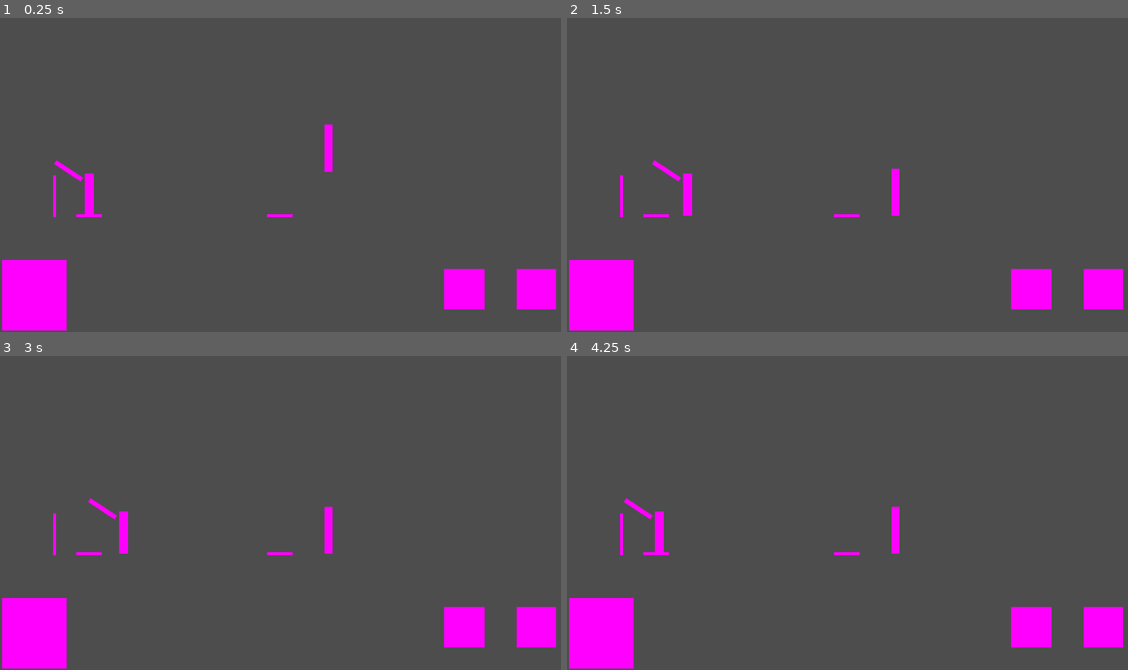
Above: before the commit, frames 1-4 (two rows, left to right).
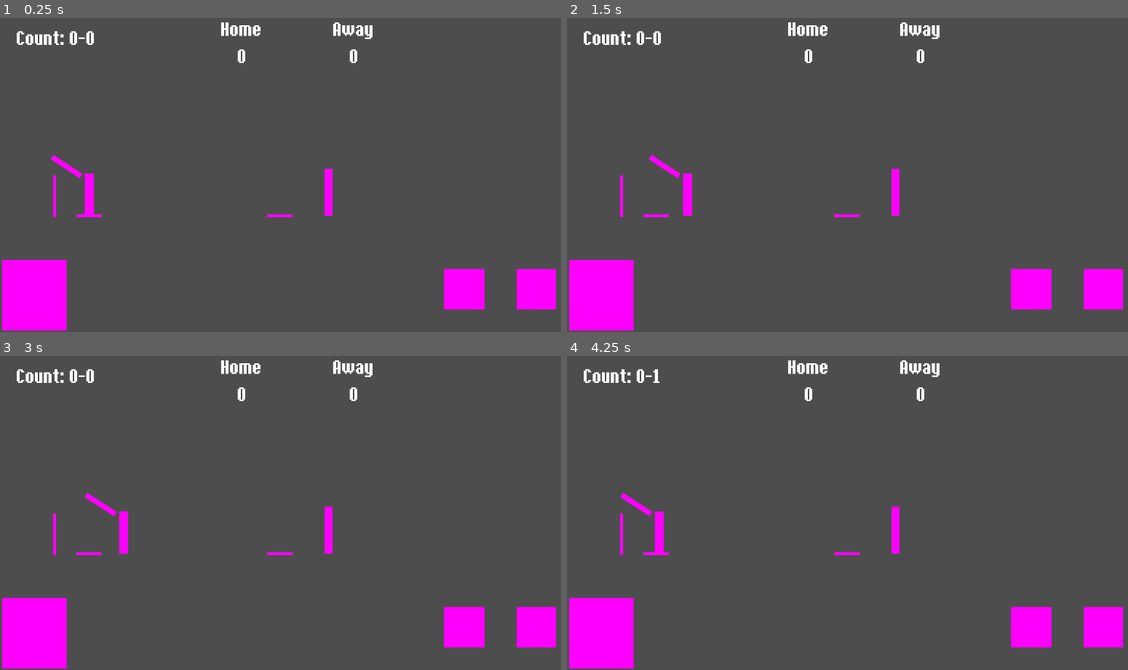
Above: after the commit, the same moments.

Repository: jam2448/580_IBL
Game: Godot game, scene res://Scenes/gameScene.tscn
The game is run twice, just before and just after one commit, with the same random seed, the same clock (stepped at 60 frames per second) and the same inputs.
Inputs:
- Up to frame 1 (0.25 s): no input
- Up to frame 2 (1.5 s): tap Enter at 0.5 s; hold D (advanceRunners) 0.53-1.28 s; tap A (returnRunners) at 1.35 s
- Up to frame 3 (3 s): tap Space (swing) at 2, 2.1 s; tap Enter at 2.75 s; tap D (advanceRunners) at 2.85 s
- Up to frame 4 (4.25 s): hold A (returnRunners) from 3.53 s (still down)

The runs differ from the first frame. In frame 1, 1.3% of the frame differs, in the area x 2-67%, y 1-63%; in frame 2, 0.9%; in frame 3, 0.9%; in frame 4, 0.9%.

Commit message:
got s font, camera follows ball when hit,  basic UI elements

Diff:
--- a/indoorbaseballproj/Scenes/bat.tscn
+++ b/indoorbaseballproj/Scenes/bat.tscn
@@ -4,8 +4,9 @@
 
 [sub_resource type="PlaceholderTexture2D" id="PlaceholderTexture2D_pp3y4"]
 
-[sub_resource type="RectangleShape2D" id="RectangleShape2D_6eu0k"]
-size = Vector2(24.0093, 4.02338)
+[sub_resource type="CapsuleShape2D" id="CapsuleShape2D_5x4j8"]
+radius = 2.0
+height = 28.0
 
 [node name="bat" type="Area2D"]
 collision_layer = 2
@@ -13,14 +14,13 @@
 script = ExtResource("1_ut0e2")
 
 [node name="Sprite2D" type="Sprite2D" parent="."]
-position = Vector2(0, -10.5)
-scale = Vector2(3, 21)
+position = Vector2(-4.47035e-08, -12)
+scale = Vector2(3.5, 23)
 texture = SubResource("PlaceholderTexture2D_pp3y4")
 
 [node name="CollisionShape2D" type="CollisionShape2D" parent="."]
-position = Vector2(-2.01171, -10.0047)
-rotation = 1.56846
-shape = SubResource("RectangleShape2D_6eu0k")
+position = Vector2(0, -12)
+shape = SubResource("CapsuleShape2D_5x4j8")
 one_way_collision_margin = 50.2
 
 [connection signal="body_entered" from="." to="." method="_on_body_entered"]
--- a/indoorbaseballproj/Scenes/batter.tscn
+++ b/indoorbaseballproj/Scenes/batter.tscn
@@ -25,7 +25,7 @@
 shape = SubResource("RectangleShape2D_537qa")
 
 [node name="hands" type="Node2D" parent="."]
-position = Vector2(-7, -19)
+position = Vector2(-7, -21)
 rotation = -0.986677
 
 [node name="Timer" type="Timer" parent="."]
--- a/indoorbaseballproj/Scenes/gameScene.tscn
+++ b/indoorbaseballproj/Scenes/gameScene.tscn
@@ -1,30 +1,88 @@
-[gd_scene load_steps=8 format=3 uid="uid://ch8h73shj8bmj"]
+[gd_scene load_steps=10 format=3 uid="uid://ch8h73shj8bmj"]
 
 [ext_resource type="PackedScene" uid="uid://b8ecnkfc65q3" path="res://Scenes/batter.tscn" id="1_snma1"]
 [ext_resource type="PackedScene" uid="uid://cso60hihmbwrx" path="res://Scenes/touch_conrrols.tscn" id="2_wao6q"]
 [ext_resource type="PackedScene" uid="uid://dfqkruki0gsy7" path="res://Scenes/base.tscn" id="3_t7pfu"]
 [ext_resource type="Script" path="res://Scripts/game_manager.gd" id="4_4mkok"]
+[ext_resource type="Script" path="res://Scripts/camera.gd" id="4_orq80"]
 [ext_resource type="PackedScene" uid="uid://c4fuudd1n6kqx" path="res://Scenes/pitcherAI.tscn" id="5_lula8"]
 [ext_resource type="PackedScene" uid="uid://dwv5vjo0xkpfw" path="res://Scenes/strikeZone.tscn" id="6_4r4bg"]
+[ext_resource type="FontFile" uid="uid://b0p1a6xq0ixlv" path="res://Assets/fonts/fonts/Ithaca-LVB75.ttf" id="7_tdruc"]
 
 [sub_resource type="RectangleShape2D" id="RectangleShape2D_pbuts"]
-size = Vector2(384, 7.75)
+size = Vector2(728, 7.75)
 
 [node name="Node2D" type="Node2D"]
 
+[node name="Camera2D" type="Camera2D" parent="."]
+unique_name_in_owner = true
+position = Vector2(-13, -31)
+zoom = Vector2(3, 3)
+position_smoothing_enabled = true
+position_smoothing_speed = 2.0
+script = ExtResource("4_orq80")
+
+[node name="GameManager" type="CanvasLayer" parent="."]
+unique_name_in_owner = true
+follow_viewport_enabled = true
+script = ExtResource("4_4mkok")
+
+[node name="CountLabel" type="Label" parent="GameManager"]
+offset_left = -194.0
+offset_top = -125.0
+offset_right = -124.0
+offset_bottom = -108.0
+theme_override_fonts/font = ExtResource("7_tdruc")
+theme_override_font_sizes/font_size = 16
+text = "Count: 0-0"
+
+[node name="HomeLabel" type="Label" parent="GameManager"]
+offset_left = -59.0
+offset_top = -131.0
+offset_right = -30.0
+offset_bottom = -114.0
+theme_override_fonts/font = ExtResource("7_tdruc")
+theme_override_font_sizes/font_size = 16
+text = "Home"
+
+[node name="AwayLabel" type="Label" parent="GameManager"]
+offset_left = 15.0
+offset_top = -131.0
+offset_right = 44.0
+offset_bottom = -114.0
+theme_override_fonts/font = ExtResource("7_tdruc")
+theme_override_font_sizes/font_size = 16
+text = "Away"
+
+[node name="AwayScore" type="Label" parent="GameManager"]
+offset_left = 16.0
+offset_top = -113.0
+offset_right = 43.0
+offset_bottom = -94.0
+theme_override_fonts/font = ExtResource("7_tdruc")
+theme_override_font_sizes/font_size = 16
+text = "0"
+horizontal_alignment = 1
+
+[node name="HomeScore" type="Label" parent="GameManager"]
+offset_left = -58.0
+offset_top = -113.0
+offset_right = -31.0
+offset_bottom = -94.0
+theme_override_fonts/font = ExtResource("7_tdruc")
+theme_override_font_sizes/font_size = 16
+text = "0"
+horizontal_alignment = 1
+
 [node name="batter" parent="." instance=ExtResource("1_snma1")]
 position = Vector2(-144, -5)
-
-[node name="Camera2D" type="Camera2D" parent="."]
-position = Vector2(-13, -31)
-zoom = Vector2(3, 3)
 
 [node name="StaticBody2D" type="StaticBody2D" parent="."]
 collision_layer = 8
 collision_mask = 5
 
 [node name="CollisionShape2D" type="CollisionShape2D" parent="StaticBody2D"]
-position = Vector2(-13, 4)
+position = Vector2(159, 4)
 shape = SubResource("RectangleShape2D_pbuts")
 
 [node name="Control" type="Control" parent="."]
@@ -36,11 +94,8 @@
 [node name="TouchControls" parent="Control" instance=ExtResource("2_wao6q")]
 player_path = NodePath("../../batter")
 
-[node name="GameManager" type="Node" parent="."]
-script = ExtResource("4_4mkok")
-
 [node name="Pitcher" parent="." instance=ExtResource("5_lula8")]
-position = Vector2(12, -55)
+position = Vector2(12, -16)
 timeToPitch = 3.0
 
 [node name="strike Zone" parent="." instance=ExtResource("6_4r4bg")]
--- a/indoorbaseballproj/Scenes/pitcherAI.tscn
+++ b/indoorbaseballproj/Scenes/pitcherAI.tscn
@@ -14,6 +14,8 @@
 gameBall = ExtResource("2_e3hv2")
 
 [node name="Timer" type="Timer" parent="."]
+wait_time = 2.0
+one_shot = true
 
 [node name="Sprite2D" type="Sprite2D" parent="."]
 position = Vector2(1.19209e-07, -6.375)
@@ -25,7 +27,7 @@
 shape = SubResource("RectangleShape2D_v6cit")
 
 [node name="ReleasePoint" type="Node2D" parent="."]
-position = Vector2(0, -3)
+position = Vector2(0, -5)
 rotation = 1.5708
 
 [connection signal="timeout" from="Timer" to="." method="_on_timer_timeout"]
--- a/indoorbaseballproj/Scripts/bases.gd
+++ b/indoorbaseballproj/Scripts/bases.gd
@@ -15,5 +15,4 @@
 func _on_body_entered(_body: Node2D) -> void:
 	if self.name == "homePlate" && batter.currentBase != self.position:
 		var gameManager = get_node("../GameManager")
-		gameManager.score += 1
-		print("You scored a run. You now have " + str(gameManager.score))
+		gameManager.increaseScore()
--- a/indoorbaseballproj/Scripts/bat.gd
+++ b/indoorbaseballproj/Scripts/bat.gd
@@ -1,22 +1,23 @@
 extends Area2D
 
-@export var hit_force := 500.0   # strength of hit
+@export var hit_force := 550.0   # strength of hit
 @export var hit_direction := Vector2.LEFT  # default hit direction
-
-func _ready() -> void:
-	connect("body_entered", Callable(self, "_on_body_entered"))
+@onready var gameManager = get_node("/root/Node2D/GameManager")
+@onready var camera = get_node("../../../Camera2D")
 
 func _on_body_entered(body: Node2D) -> void:
 	print("Bat hit something: " + str(body.name))
+	var label = gameManager.get_node("CountLabel") as Label
 	if body is RigidBody2D:
 		var ball = body as RigidBody2D
+		camera.target = ball  # Assign camera follow target
 		# Rotate hit_direction by the bat's current rotation
 		var force = hit_direction.rotated(global_rotation) * hit_force
 		body.apply_central_impulse(force)
 
 		# turn on gravity for the ball
 		body.gravity_scale = 1
-
-		print("Hit the ball with force: ", force)
-	else:
-		print("Condition is not being met")
+		#reset the count in the gamemanager
+		gameManager.balls = 0
+		gameManager.strikes = 0
+		gameManager.reset()
--- /dev/null
+++ b/indoorbaseballproj/Scripts/camera.gd
@@ -0,0 +1,7 @@
+extends Camera2D
+
+@export var target: Node2D
+
+func _process(delta):
+	if target and is_instance_valid(target):
+		global_position = target.global_position
--- a/indoorbaseballproj/Scripts/game_manager.gd
+++ b/indoorbaseballproj/Scripts/game_manager.gd
@@ -2,12 +2,16 @@
 
 
 #data that will be needed to keep the game running and store game data
-var score = 0
-var balls = 0
-var strikes = 0
+var homeScore := 0
+var awayScore := 0
+var balls := 0
+var strikes := 0
+var isTopofInning = true
 
 #get necessary game lements to control the game
-
+@onready var count_label = $CountLabel
+@onready var away_score = $AwayScore
+@onready var home_score = $HomeScore
 
 
 # Called when the node enters the scene tree for the first time.
@@ -21,10 +25,26 @@
 
 
 func checkCount():
-	print("Count is: " + str(balls) + "-" + str(strikes))
+	#print("Count is: " + str(balls) + "-" + str(strikes))
+	#count_label.text += str(balls) + "-" + str(strikes)
 	if balls == 4:
 		print("walk")
-		balls = 0
+		reset()
 	elif strikes == 3:
 		print("strikeout")
-		strikes = 0
+		reset()
+
+
+func reset():
+	balls = 0
+	strikes = 0
+	count_label.text = "Count: 0-0"
+
+func increaseScore():
+	if (isTopofInning):
+		awayScore += 1
+		away_score.text = str(awayScore)
+		print("Score increased! Score is now " + str(awayScore))
+	else:
+		homeScore += 1
+		home_score.text = str(homeScore)
--- a/indoorbaseballproj/strike_zone.gd
+++ b/indoorbaseballproj/strike_zone.gd
@@ -1,6 +1,11 @@
 extends Area2D
 
 @onready var gameManager = get_node("../GameManager")
+@onready var gameball = get_node("../gameBall")
+
+var hasCollided = false
+
+
 # Called when the node enters the scene tree for the first time.
 func _ready() -> void:
 	pass # Replace with function body.
@@ -13,5 +18,9 @@
 
 
 func _on_body_entered(_body: Node2D) -> void:
+	hasCollided = true
+	var label = gameManager.get_node("CountLabel") as Label
+	label.text = ""
 	print("strike")
 	gameManager.strikes += 1
+	label.text += "Count: "  + str(gameManager.balls) + "-" + str(gameManager.strikes)
Binary file added: indoorbaseballproj/Assets/fonts/fonts/Ithaca-LVB75.ttf
Not shown, added: indoorbaseballproj/Assets/fonts/fonts/Ithaca-LVB75.ttf.import
Not shown, added: indoorbaseballproj/Assets/fonts/fonts/info.txt
Not shown, added: indoorbaseballproj/Assets/fonts/fonts/misc/License-5e1f.txt
Not shown, added: indoorbaseballproj/export_presets.cfg
Not shown, added: indoorbaseballproj/Assets/fonts/fonts/misc/GGBotNet-2055.url
